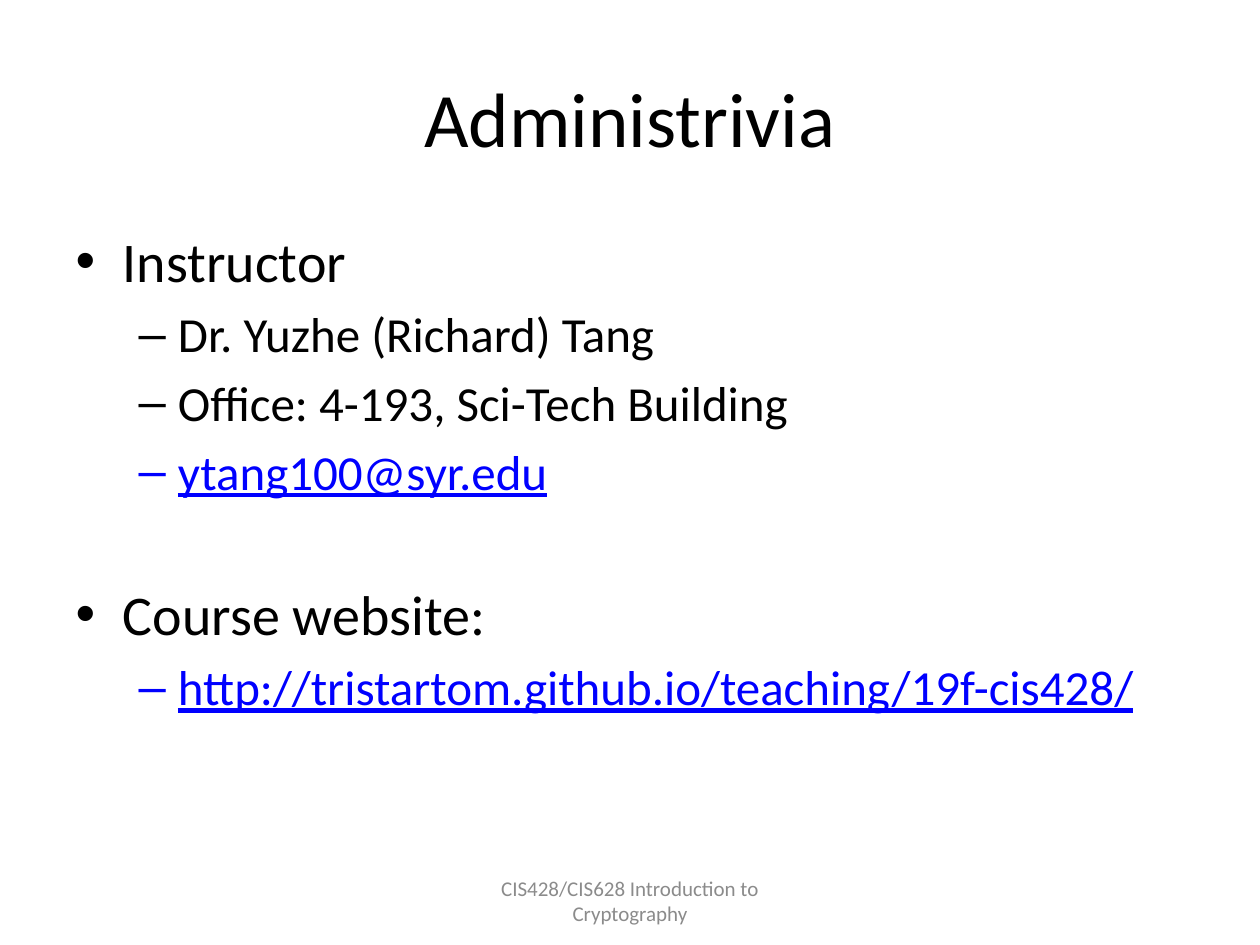
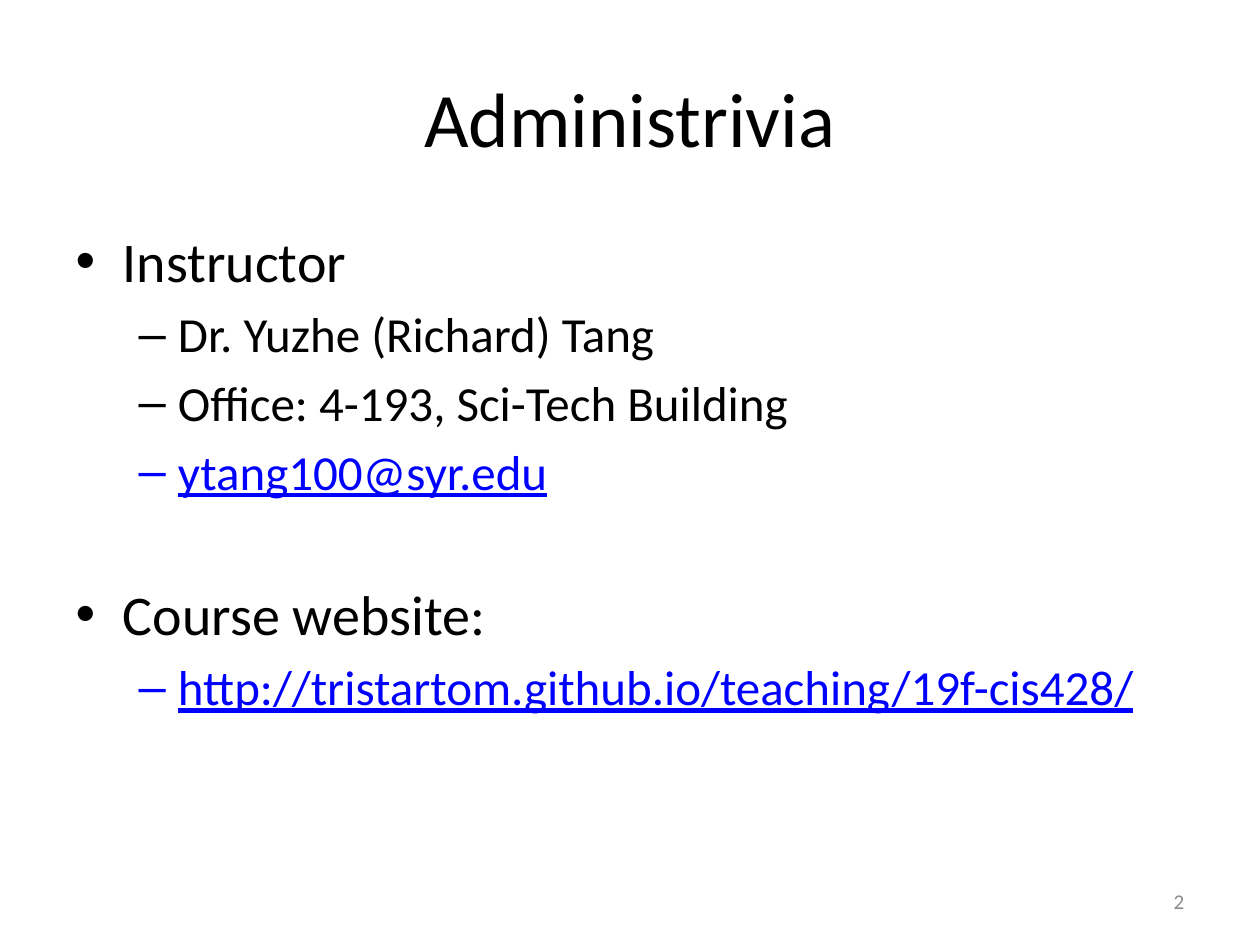
Before and after one commit to tristartom/tristartom.github.io, a slide deck: slide 2 of teaching/19f-cis428/Class-00.pptx. Drawn at 1260x945 pixels with LibreOffice and Linux fonts; fonts in the diff are those of the drawing. Boxes give left, top, right and bottom in pixels: in the first picture for what was removed or moved away, otherwise in the second. Text is boxed around its words. In the diff, an @@ line names an element or a change of style, - is before the commit and + after.

```diff
--- a/teaching/19f-cis428/Class-00.pptx
+++ b/teaching/19f-cis428/Class-00.pptx
@@ text removed at [501,881,758,925] @@
-CIS428/CIS628 Introduction to Cryptography
@@ page number added at [1174,895,1185,909], 12 pt, text #8C8C8C @@
+2
```
Also in this commit, not shown: 7 other slides changed, 2 slides added, 9 other files.
